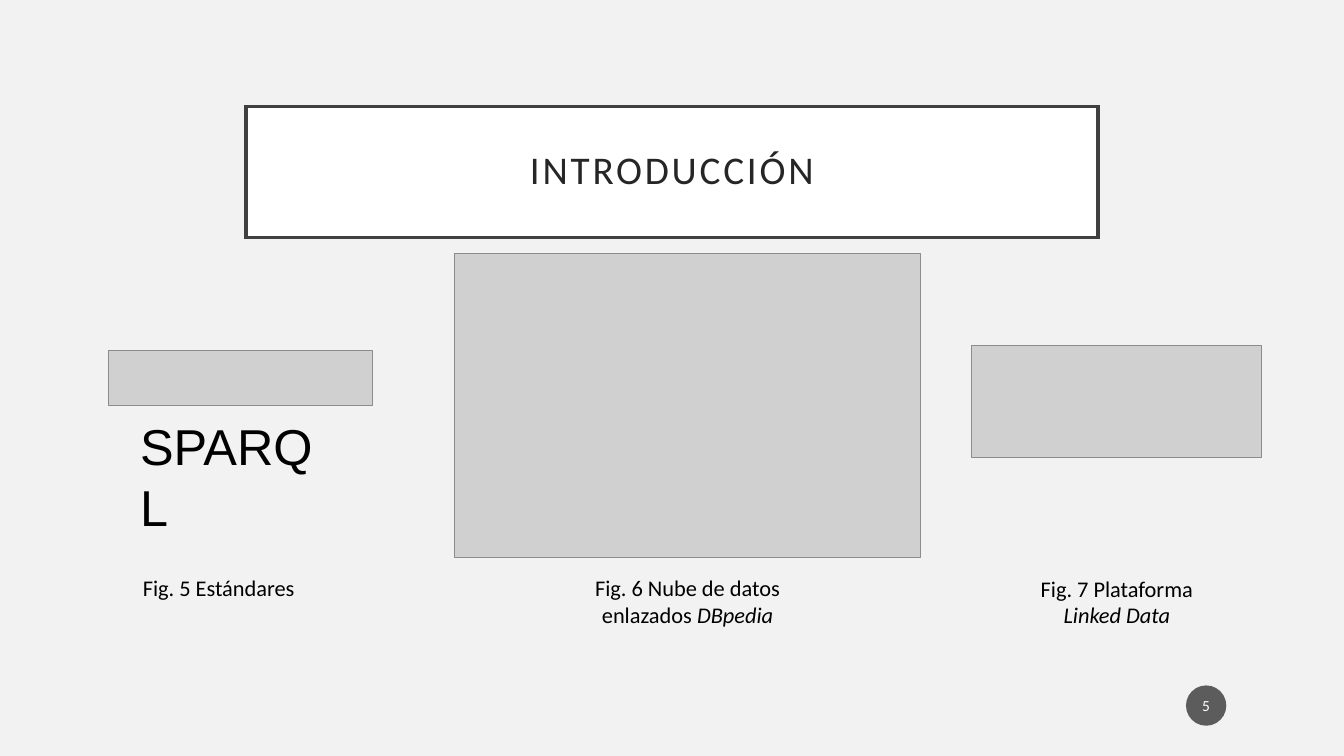
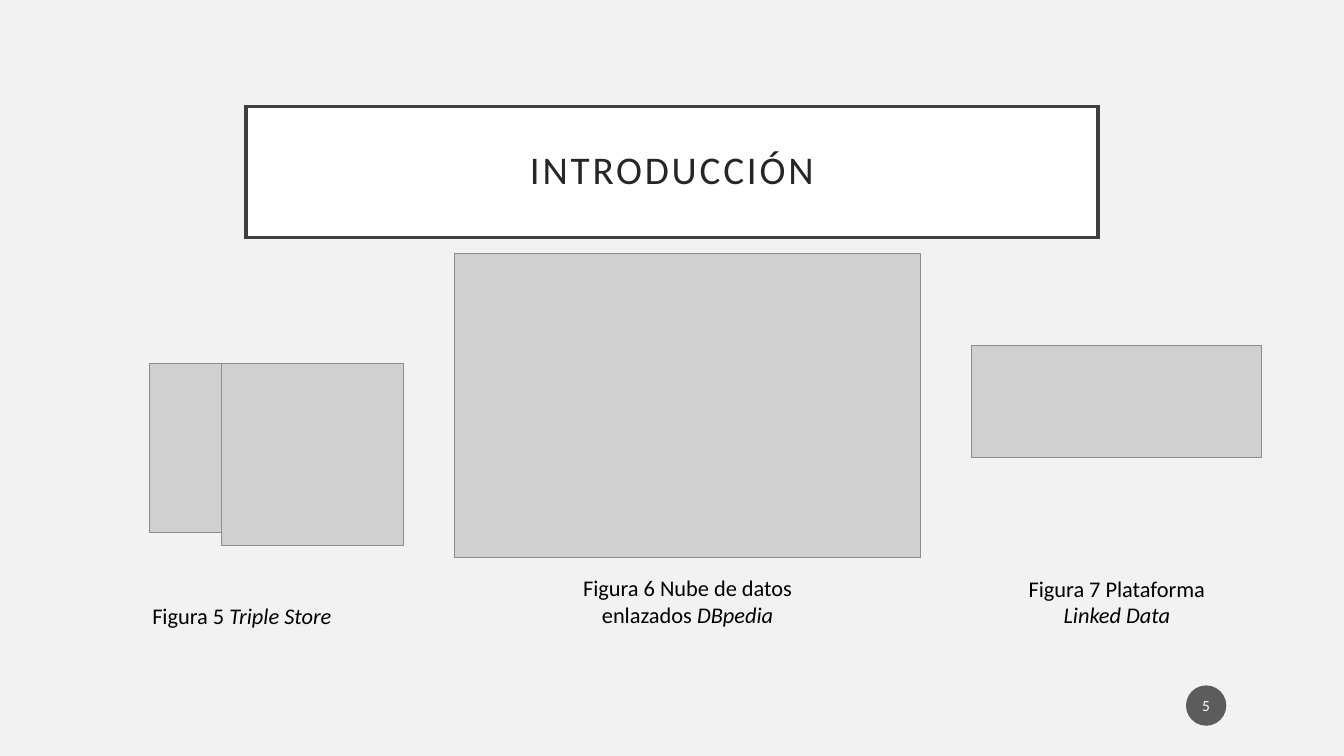
Before and after one commit to Osw1997/Proyecto-Terminal-1, a slide deck: slide 5 of Final/Presentacion.pptx. Drawn at 1344x756 pixels with LibreOffice and Linux fonts; fonts in the diff are those of the drawing; grey boxes stand for pictures. Boxes give left, top, right and bottom in pixels: in the first picture for what was removed or moved away, otherwise in the second. Text is boxed around its words. In the diff, an @@ line names an element or a change of style, - is before the commit and + after.

```diff
--- a/Final/Presentacion.pptx
+++ b/Final/Presentacion.pptx
@@ picture removed at <box>108,351,372,406</box> @@
@@ picture added at <box>149,363,319,532</box> @@
@@ picture added at <box>222,363,404,545</box> @@
@@ text removed at <box>130,410,341,482</box> @@
-SPARQL
@@ text at <box>583,580,792,627</box>: text changed @@
-Fig. 6 Nube de datos enlazados DBpedia
+Figura 6 Nube de datos enlazados DBpedia
@@ text at <box>1029,581,1205,623</box>: text changed @@
-Fig. 7 Plataforma Linked Data
+Figura 7 Plataforma Linked Data
@@ text at <box>152,608,331,628</box>: text changed; italic on @@
-Fig. 5 Estándares
+Figura 5 Triple Store
```
Also in this commit, not shown: 11 other slides changed, 10 slides added.
